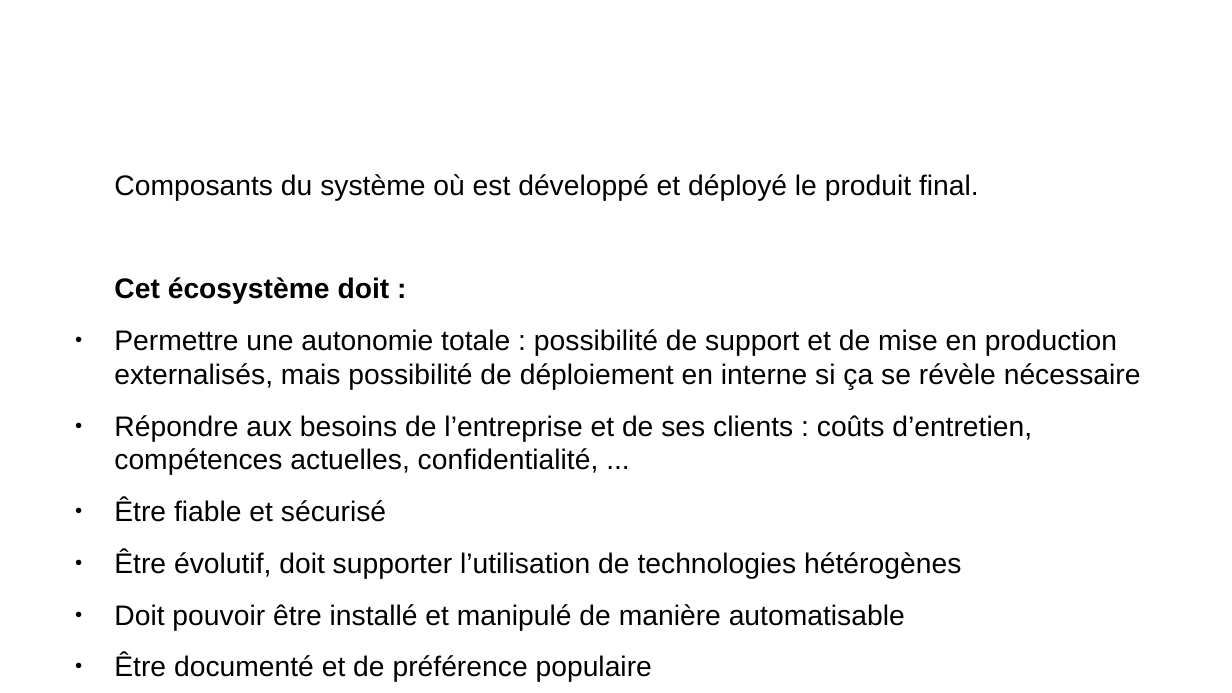
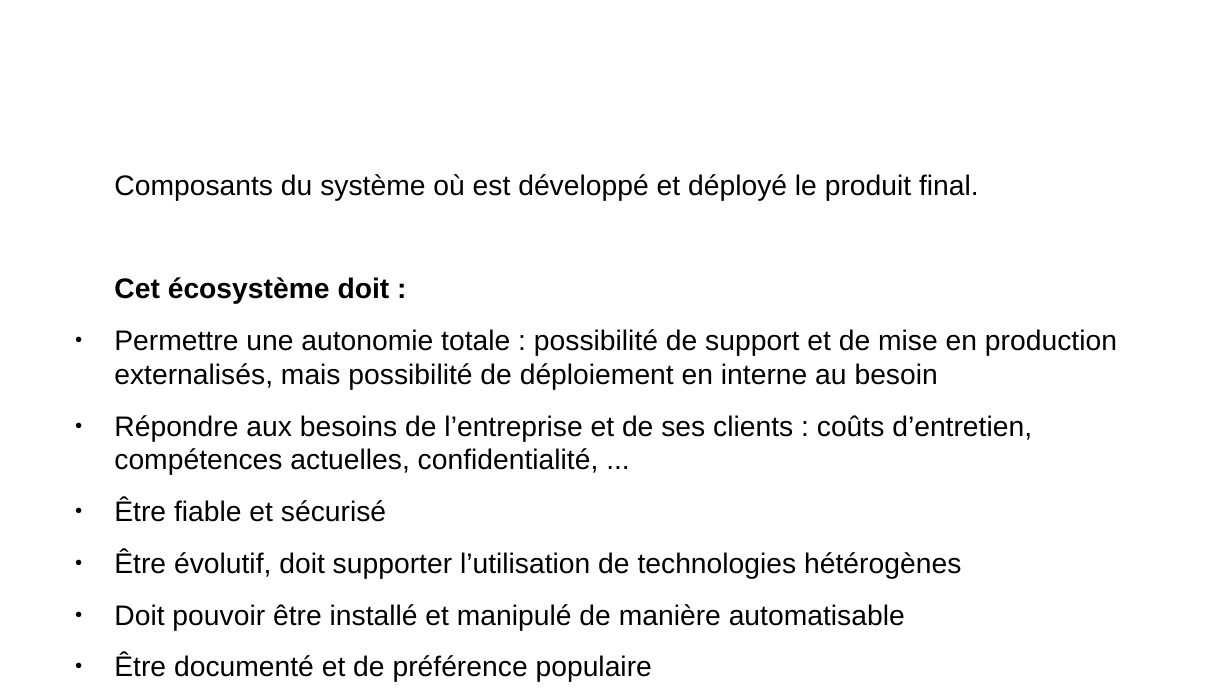
Before and after one commit to remipassmoilesel/ci-cd-plan, a slide deck: slide 6 of ci-cd-plan.odp (slide 7 before the commit). Drawn at 1232x693 pixels with LibreOffice and Linux fonts; fonts in the diff are those of the drawing; background and template pictures are left out. Boxes give left, top, right and bottom in pixels: in the first picture for what was removed or moved away, otherwise in the second. Text is boxed around its words. In the diff, an @@ line names an element or a change of style, - is before the commit and + after.

```diff
--- a/ci-cd-plan.odp
+++ b/ci-cd-plan.odp
@@ text at [114, 329, 1117, 390]: text changed @@
-● Permettre une autonomie totale : possibilité de support et de mise en production externalisés, mais possibilité de déploiement en interne si ça se révèle nécessaire
+● Permettre une autonomie totale : possibilité de support et de mise en production externalisés, mais possibilité de déploiement en interne au besoin
```
Also in this commit, not shown: 6 other slides changed, 1 slide removed, 3 other files.
